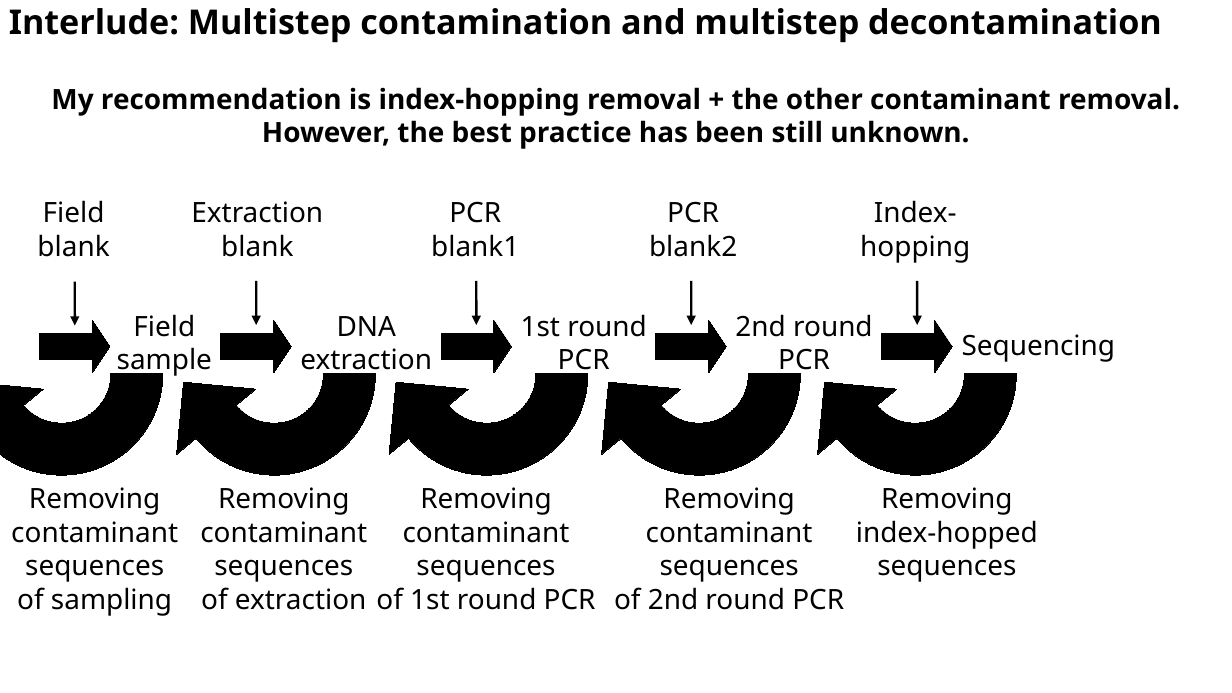
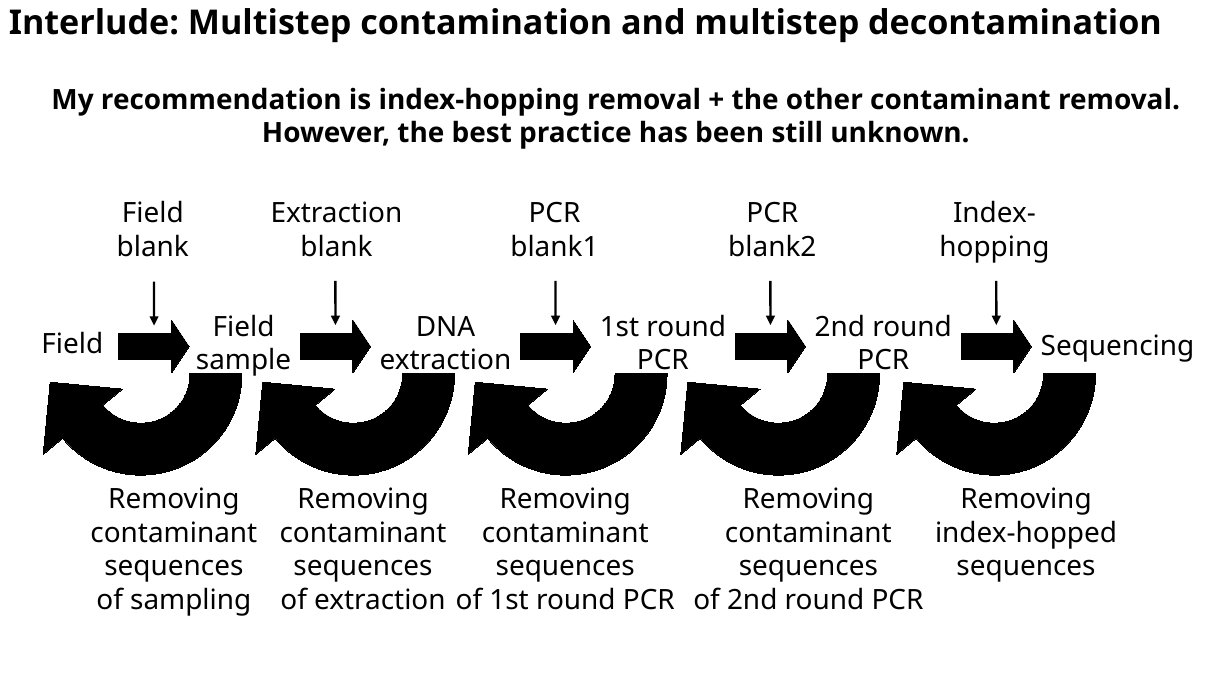
Before and after one commit to astanabe/ClaidentTutorial, a slide deck: slide 41 of AutumnSchool20201115.odp. Drawn at 1232x693 pixels with LibreOffice and Linux fonts; fonts in the diff are those of the drawing. Boxes give left, top, right and bottom in pixels: in the first picture for what was removed or moved away, otherwise in the second. Text is boxed around its words. In the diff, an @@ line names an element or a change of style, - is before the commit and + after.

```diff
--- a/AutumnSchool20201115.odp
+++ b/AutumnSchool20201115.odp
@@ 15 texts, 5 arrows, 5 freeform shapes, 5 right arrows moved together from (x1=0, y1=200, x2=1116, y2=616) to (x1=39, y1=200, x2=1195, y2=616) @@
@@ text added at (x1=41, y1=331, x2=103, y2=354), 18 pt, text #000000 @@
+Field
```
Also in this commit, not shown: 18 other slides changed, 2 other files.
